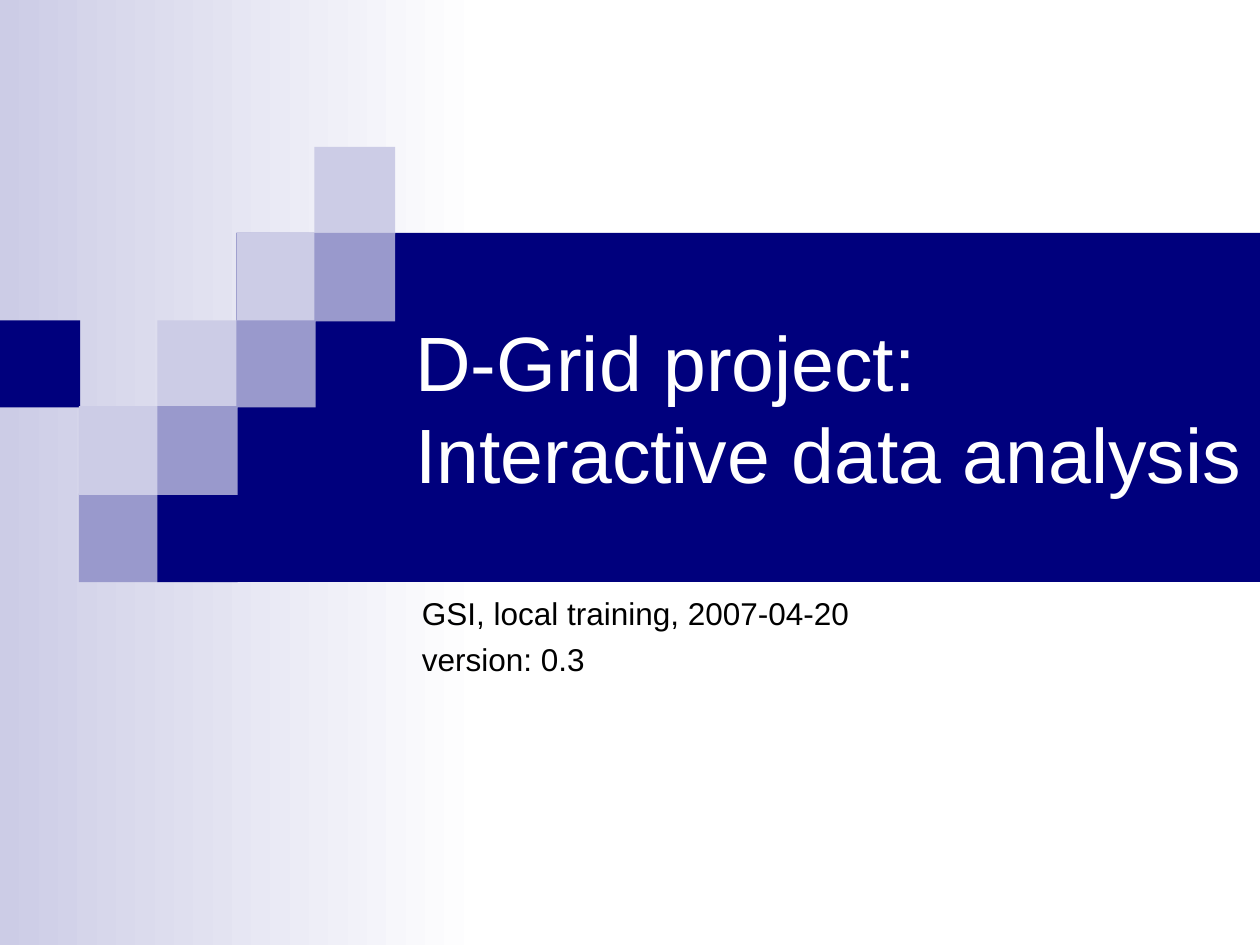
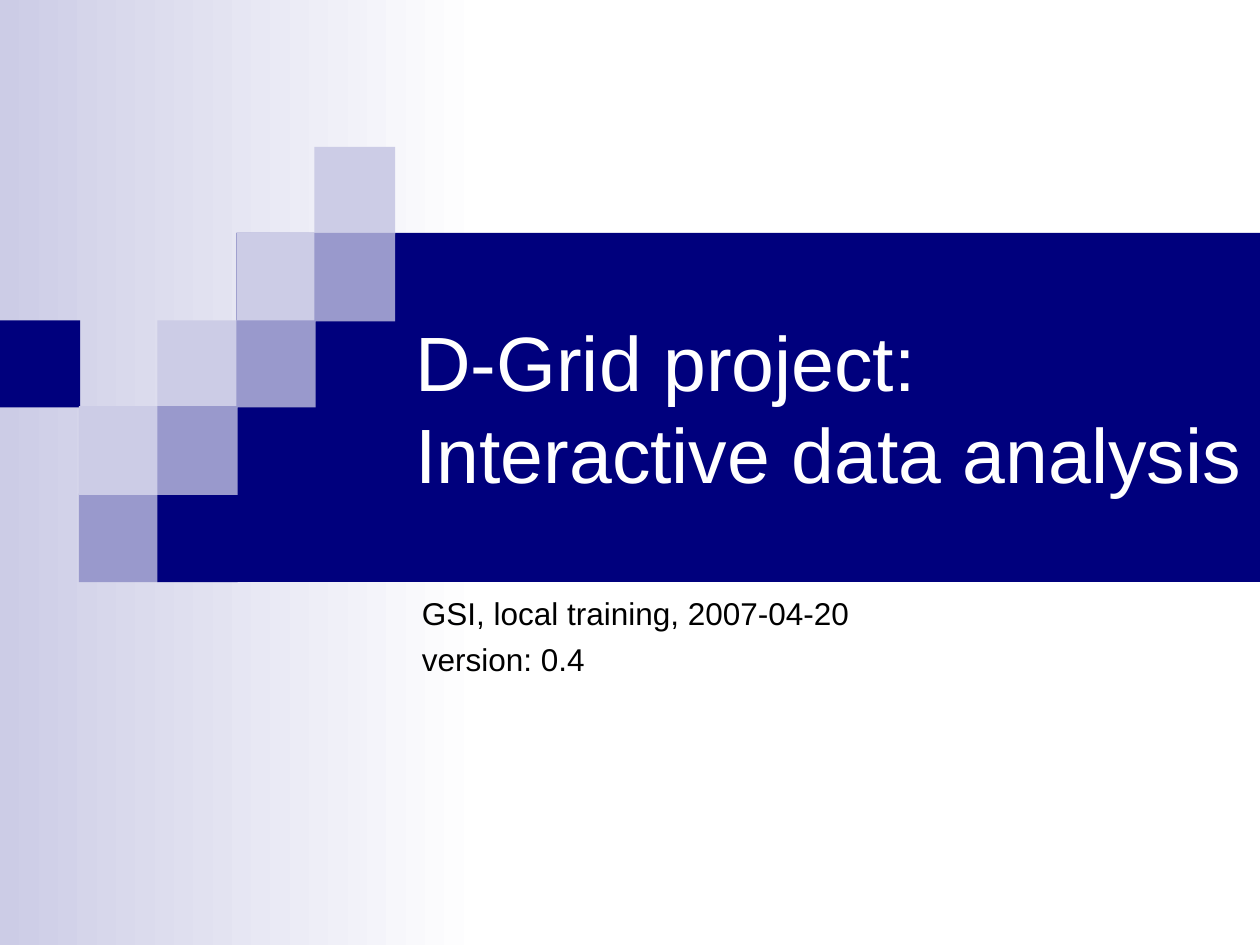
Before and after one commit to AnarManafov/PoDDocumentation, a slide deck: slide 1 of local training - D-Grid 2007-04-20.ppt. Drawn at 1260x945 pixels with LibreOffice and Linux fonts; fonts in the diff are those of the drawing. Boxes give left, top, right and bottom in pixels: in the first picture for what was removed or moved away, otherwise in the second. Text is boxed around its words. In the diff, an @@ line names an element or a change of style, - is before the commit and + after.

```diff
--- a/local training - D-Grid 2007-04-20.ppt
+++ b/local training - D-Grid 2007-04-20.ppt
@@ subtitle at (422,648,585,672): text changed @@
-version: 0.3
+version: 0.4
```
Also in this commit, not shown: 9 other slides changed, 5 slides added, 4 slides removed.
